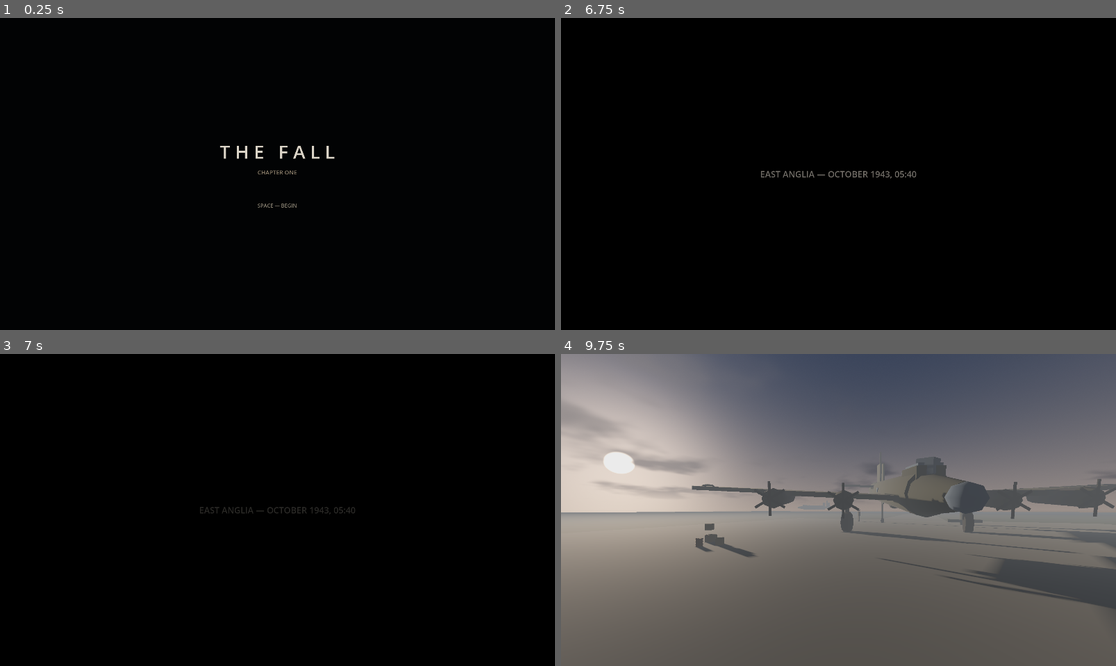
Above: before the commit, frames 1-4 (two rows, left to right).
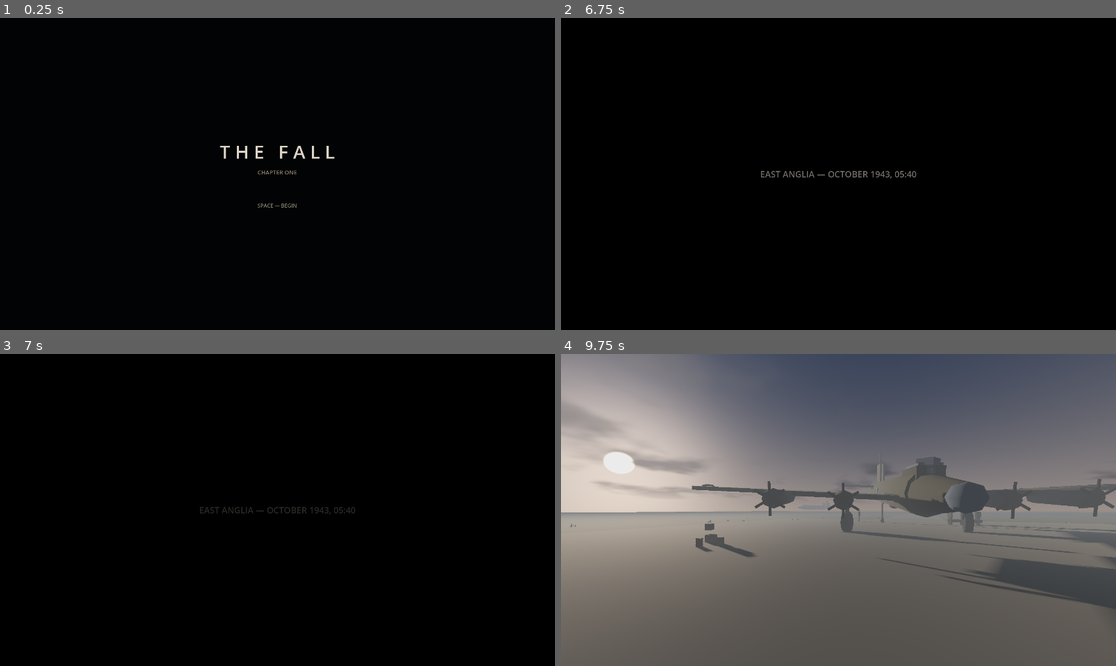
Above: after the commit, the same moments.

Repository: readchapter/gametime
Game: Godot game, scene res://src/ui/title.tscn
Same seed, same stepped clock (60 frames per second), same inputs: the game is played once before the commit and once after it.
Inputs (mouse positions are in pixels of both pictures, inside the frame that each line leads up to):
- Up to frame 1 (0.25 s): no input
- Up to frame 2 (6.75 s): tap Enter at 0.5, 3.5, 5 s; move the mouse to (960, 158) at 0.52 s; press the mouse at (960, 158) at 0.53 s; hold D (move_right) 0.53-1.25 s; release the mouse at (960, 158) at 1.25 s; drag from (727, 189) to (810, 236) at 1.27 s; tap Space (advance) at 2, 4.25 s; move the mouse to (849, 167) at 2.02 s; press the mouse at (849, 167) at 2.03 s; hold W (move_forward) 2.03-5.78 s; move the mouse to (832, 180) at 2.77 s; release the mouse at (832, 180) at 2.78 s; tap E (interact) at 2.85 s; click (832, 180) at 3.05 s; move the mouse to (877, 177) at 3.52 s; press the mouse at (877, 177) at 3.53 s; tap C at 3.6 s; move the mouse to (794, 170) at 4.27 s; release the mouse at (794, 170) at 4.28 s; click (794, 170) at 4.35 s; move the mouse to (844, 174) at 5.02 s; hold Space (advance) 5.03-5.78 s; click (844, 174) at 5.3 s; move the mouse to (816, 167) at 5.77 s; hold D (move_right) 5.78-6.53 s; click (816, 167) at 5.85 s; move the mouse to (866, 174) at 6.52 s; hold W (move_forward) from 6.53 s (still down); hold E (interact) from 6.53 s (still down)
- Up to frame 3 (7 s): keep holding W (move_forward); keep holding E (interact); click (305, 510) at 6.8 s
- Up to frame 4 (9.75 s): move the mouse to (810, 510) at 7.27 s; release E (interact) at 7.28 s; tap C at 7.35 s; click (810, 510) at 7.55 s; move the mouse to (849, 503) at 8.02 s; press the mouse at (849, 503) at 8.03 s; move the mouse to (832, 516) at 8.77 s; release W (move_forward) at 8.78 s; release the mouse at (832, 516) at 8.78 s; hold A (move_left) 8.78-9.53 s; tap Space (advance) at 8.85 s; click (832, 516) at 9.05 s; move the mouse to (877, 513) at 9.52 s; press the mouse at (877, 513) at 9.53 s; hold W (move_forward) from 9.53 s (still down)

Frames 1-3 are identical in both runs. In frame 4, less than 0.1% of the frame differs, in the area x 1-91%, y 50-57%.

Commit message:
Detail pass: the sister ship goes down, fighter flashes, scene life
- Raid: scripted ship_down beat after the first wave — B for Baker peels
  out of formation trailing smoke while the intercom counts chutes
  (foreshadows Travis counting his own crew's). Verified in-turret.
- Fighters: wing muzzle-flash pulses synced to their firing bursts.
- Hardstand: three ground-crew figures at the trolley and drums, a slack
  windsock, grass tufts ringing the pad.
- Farmhouse: interior shutters, crucifix, rag rug, firewood stack, pot by
  the hearth, loaf on the sideboard (food-kit models rescaled from
  display size). Verified.

Co-Authored-By: Claude Fable 5 <noreply@anthropic.com>
Claude-Session: https://claude.ai/code/session_01QpKChf68mbyJ1d1iNJ3Y9T

Diff:
--- a/data/ch1/raid_script.json
+++ b/data/ch1/raid_script.json
@@ -29,6 +29,11 @@
 		{"type": "wait", "seconds": 2.5},
 		{"type": "wave", "count": 2},
 		{"type": "wait_wave"},
+		{"type": "ship_down"},
+		{"type": "subtitle", "speaker": "BALL", "text": "B for Baker's hit — she's falling out of formation—", "seconds": 4.0},
+		{"type": "wait", "seconds": 4.5},
+		{"type": "subtitle", "speaker": "PILOT", "text": "Count the chutes. Somebody count the chutes.", "seconds": 4.0},
+		{"type": "wait", "seconds": 3.0},
 		{"type": "subtitle", "speaker": "PAT", "text": "They're swinging wide — second pass, Tex, watch the high one—", "seconds": 4.0},
 		{"type": "wait", "seconds": 2.0},
 		{"type": "wave", "count": 3},
--- a/src/chapters/ch1/bomber_raid.gd
+++ b/src/chapters/ch1/bomber_raid.gd
@@ -26,6 +26,9 @@
 var _doc_paper: MeshInstance3D
 var _doc_grabbed := false
 var _jumped := false
+var _formation: Array[Node3D] = []
+var _falling_ship: Node3D
+var _fall_smoke_t := 0.0
 var _kill_subtitle_done := false
 var _t := 0.0
 # Timeline-critical randomness (fighter paths/durations) uses its own seeded
@@ -61,6 +64,12 @@
 	_update_flak(delta)
 	_update_fire(delta)
 	_update_papers(delta)
+	# Smoke trail behind the falling sister ship
+	if is_instance_valid(_falling_ship):
+		_fall_smoke_t += delta
+		if _fall_smoke_t > 0.22:
+			_fall_smoke_t = 0.0
+			spawn_smoke(_falling_ship.position + Vector3(randf_range(-2, 2), 1.0, 3.0), 2.4)
 
 func _physics_process(delta: float) -> void:
 	_update_tracers(delta)
@@ -159,6 +168,7 @@
 		b17.position = spec[0]
 		b17.rotation.y = spec[1]
 		add_child(b17)
+		_formation.append(b17)
 		for engine_x in [-8.6, -4.4, 4.4, 8.6]:
 			_contrail(spec[0] + Vector3(engine_x, -0.4, 130), 240.0, 0.28)
 
@@ -236,6 +246,8 @@
 				await get_tree().process_frame
 		"fire_start":
 			_start_fire()
+		"ship_down":
+			_ship_down()
 		"bailout":
 			_begin_bailout()
 		_:
@@ -379,6 +391,24 @@
 	tw.tween_callback(mi.queue_free)
 
 # --- ship on fire, papers, bail-out -----------------------------------------
+
+## A sister ship takes a hit and falls out of the formation, trailing smoke —
+## the beat that makes the flak real before it's Travis's turn.
+func _ship_down() -> void:
+	if _formation.size() < 2:
+		return
+	_falling_ship = _formation[1]
+	var start := _falling_ship.position
+	var tw := create_tween().set_trans(Tween.TRANS_QUAD).set_ease(Tween.EASE_IN)
+	tw.tween_property(_falling_ship, "position", start + Vector3(-90, -520, 240), 26.0)
+	tw.parallel().tween_property(_falling_ship, "rotation:z", -0.7, 14.0)
+	tw.parallel().tween_property(_falling_ship, "rotation:x", 0.35, 18.0)
+	tw.tween_callback(func() -> void:
+		if is_instance_valid(_falling_ship):
+			_falling_ship.queue_free()
+		_falling_ship = null)
+	await get_tree().create_timer(3.5, false).timeout
+	CaptureHarness.snap("ship_down")
 
 func _start_fire() -> void:
 	_fire_active = true
--- a/src/chapters/ch1/farmhouse.gd
+++ b/src/chapters/ch1/farmhouse.gd
@@ -135,7 +135,37 @@
 	mb.box(Vector3(0.1, 1.0, 1.0), Vector3(4.82, 1.5, 1.2), WOOD_DARK)
 	# Sideboard along the main-room north wall
 	mb.box(Vector3(1.6, 0.9, 0.5), Vector3(0.6, 0.45, -2.55), WOOD)
+	# Interior shutters flanking the main window
+	for side in [-0.85, 0.85]:
+		mb.box(Vector3(0.5, 1.15, 0.06), Vector3(-1.0 + side, 1.55, -2.78), WOOD_DARK)
+	# Crucifix on the north wall — a French farm kitchen, 1943
+	mb.box(Vector3(0.05, 0.42, 0.05), Vector3(1.9, 1.85, -2.77), WOOD_DARK)
+	mb.box(Vector3(0.26, 0.05, 0.05), Vector3(1.9, 1.93, -2.77), WOOD_DARK)
+	# Rag rug between the table and the fire
+	mb.box(Vector3(1.4, 0.03, 0.9), Vector3(-2.5, 0.015, 0.35), Color(0.34, 0.22, 0.18))
+	# Firewood stack by the hearth (logs lying along the wall)
+	var log_lie := Basis(Vector3.RIGHT, PI / 2)
+	for i in 5:
+		var log_mesh := CylinderMesh.new()
+		log_mesh.top_radius = 0.07
+		log_mesh.bottom_radius = 0.07
+		log_mesh.height = 0.55
+		log_mesh.radial_segments = 5
+		mb.add(log_mesh, Transform3D(log_lie,
+			Vector3(-3.35 + (i % 3) * 0.16, 0.08 + (i / 3) * 0.14, 1.65)),
+			Color(0.28, 0.20, 0.13))
 	add_child(mb.commit_instance("Fixtures"))
+	# Pot by the fire and a loaf on the sideboard (kit, tinted)
+	# Kenney food-kit models are display-scale; shrink hard to fit the room.
+	var pot := Kit.model("pot", Color(0.30, 0.28, 0.26), 0.6)
+	if pot:
+		pot.position = Vector3(-3.2, 0.02, 0.9)
+		add_child(pot)
+	var loaf := Kit.model("loaf", Color(0.52, 0.38, 0.22), 0.4)
+	if loaf:
+		loaf.position = Vector3(0.35, 0.9, -2.55)
+		loaf.rotation.y = 0.5
+		add_child(loaf)
 	# Glowing surfaces
 	_emissive_box(Vector3(1.1, 0.9, 0.04), Vector3(-1.0, 1.55, -2.86), NIGHT_GLASS, 1.4)
 	_emissive_box(Vector3(0.04, 0.9, 0.9), Vector3(4.9, 1.5, 1.2), NIGHT_GLASS, 1.2)
@@ -175,7 +205,7 @@
 	mb.cylinder(0.10, 0.07, 0.06, TABLE + Vector3(-0.35, 0.78, -0.1), LINEN.darkened(0.3))
 	mb.cylinder(0.10, 0.07, 0.06, TABLE + Vector3(0.3, 0.78, 0.15), LINEN.darkened(0.3))
 	add_child(mb.commit_instance("TableSettings"))
-	_place("bread", Color(0.5, 0.36, 0.2), 1.3, TABLE + Vector3(0.0, 0.78, -0.05), 0.4, func(): return _null_node())
+	_place("bread", Color(0.5, 0.36, 0.2), 0.4, TABLE + Vector3(0.0, 0.78, -0.05), 0.4, func(): return _null_node())
 	# Family chairs (Travis's is a separate Interactable, built later)
 	_place("chair", WOOD_TINT, 1.4, TABLE + Vector3(-0.95, 0, 0.0), PI / 2, _proc_chair)   # Henri (west)
 	_place("chair", WOOD_TINT, 1.4, TABLE + Vector3(0.0, 0, -0.9), 0.0, _proc_chair)       # Marguerite (north)
--- a/src/chapters/ch1/fighter.gd
+++ b/src/chapters/ch1/fighter.gd
@@ -23,6 +23,8 @@
 var _last_pos := Vector3.ZERO
 var _fire_accum := 0.0
 var _smoke_accum := 0.0
+var _flashes: Array[MeshInstance3D] = []
+var _flash_left := 0.0
 
 static func make(start: Vector3, attack: Vector3, exit_p: Vector3, dir_node: Node) -> Fighter:
 	var f := Fighter.new()
@@ -38,6 +40,24 @@
 
 func _build_mesh() -> void:
 	add_child(ModelLib.get_model("fw190", Aircraft.fw190))
+	# Wing muzzle flashes: hidden emissive quads pulsed during firing bursts.
+	# At attack range these read as flickering points — "they're shooting".
+	for side in [-1.7, 1.7]:
+		var mi := MeshInstance3D.new()
+		var b := BoxMesh.new()
+		b.size = Vector3(0.45, 0.45, 0.7)
+		mi.mesh = b
+		var mat := StandardMaterial3D.new()
+		mat.shading_mode = BaseMaterial3D.SHADING_MODE_UNSHADED
+		mat.albedo_color = Color(1.0, 0.85, 0.5)
+		mat.emission_enabled = true
+		mat.emission = Color(1.0, 0.8, 0.45)
+		mat.emission_energy_multiplier = 3.0
+		mi.material_override = mat
+		mi.position = Vector3(side, -0.05, -1.6)
+		mi.hide()
+		add_child(mi)
+		_flashes.append(mi)
 
 func hit() -> void:
 	if _dead:
@@ -83,11 +103,21 @@
 		look_at(position + v, Vector3.UP)
 		_vel = v / delta
 
+	# Muzzle flash pulse decay
+	if _flash_left > 0.0:
+		_flash_left -= delta
+		if _flash_left <= 0.0:
+			for f in _flashes:
+				f.hide()
+
 	# Firing window on the way in.
 	if _t > 0.30 and _t < 0.62 and director:
 		_fire_accum += delta
 		if _fire_accum >= 0.38:
 			_fire_accum = 0.0
+			_flash_left = 0.12
+			for f in _flashes:
+				f.show()
 			for i in 3:
 				var muzzle := global_position - global_transform.basis.z * 3.0
 				director.spawn_enemy_tracer(muzzle, i * 0.05)
--- a/src/chapters/ch1/hardstand.gd
+++ b/src/chapters/ch1/hardstand.gd
@@ -167,7 +167,45 @@
 	var mb := MeshBuilder.new()
 	mb.box(Vector3(3.2, 0.3, 1.2), Vector3(-6, 0.45, 12), Color(0.16, 0.17, 0.16))
 	mb.cylinder(0.4, 0.4, 2.6, Vector3(-6, 0.9, 12), Color(0.20, 0.21, 0.19))
+	# Ground crew: two figures by the trolley and one at the drums —
+	# somebody was up before the fliers.
+	_crew_figure(mb, Vector3(-4.6, 0, 11.4), 2.2, Color(0.20, 0.21, 0.19))
+	_crew_figure(mb, Vector3(-7.4, 0, 12.6), -0.8, Color(0.23, 0.22, 0.18))
+	_crew_figure(mb, Vector3(-8.6, 0, -5.0), 0.9, Color(0.19, 0.20, 0.17))
+	# Windsock, hanging slack in the still dawn air
+	mb.cylinder(0.06, 0.08, 6.0, Vector3(22, 3.0, -16), Color(0.22, 0.22, 0.22))
+	var sock := CylinderMesh.new()
+	sock.top_radius = 0.10
+	sock.bottom_radius = 0.30
+	sock.height = 1.8
+	sock.radial_segments = 6
+	mb.add(sock, Transform3D(Basis(Vector3(0, 0, 1), 0.5), Vector3(22.5, 5.3, -16)),
+		Color(0.55, 0.30, 0.18))
 	add_child(mb.commit_instance("Props"))
+
+	# Grass tufts along the pad edges (the concrete is an island in a field)
+	var g_rng := RandomNumberGenerator.new()
+	g_rng.seed = 12
+	for i in 26:
+		var tuft := Kit.model("grass", Color(0.40, 0.45, 0.32), g_rng.randf_range(1.0, 1.8))
+		if tuft == null:
+			break
+		var ang := g_rng.randf_range(0, TAU)
+		var r := g_rng.randf_range(22.0, 34.0)
+		tuft.position = Vector3(cos(ang) * r, 0, sin(ang) * r)
+		tuft.rotation.y = g_rng.randf_range(0, TAU)
+		add_child(tuft)
+
+## Standing silhouette figure in work clothes (same visual language as Pat).
+func _crew_figure(mb: MeshBuilder, at: Vector3, yaw: float, cloth: Color) -> void:
+	mb.box(Vector3(0.42, 0.62, 0.26), at + Vector3(0, 1.15, 0), cloth, yaw)
+	mb.sphere(0.12, 0.24, at + Vector3(0, 1.62, 0), SKIN)
+	mb.box(Vector3(0.34, 0.10, 0.30), at + Vector3(0, 1.66, 0), cloth.darkened(0.25), yaw)
+	var b := Basis(Vector3.UP, yaw)
+	for side in [-0.13, 0.13]:
+		mb.box(Vector3(0.15, 0.85, 0.18), at + b * Vector3(side, 0.42, 0), cloth.darkened(0.15), yaw)
+	for side in [-0.28, 0.28]:
+		mb.box(Vector3(0.10, 0.55, 0.13), at + b * Vector3(side, 1.12, 0.02), cloth.darkened(0.08), yaw)
 
 ## Pat, standing near the tail, waiting.
 func _build_pat() -> void:
